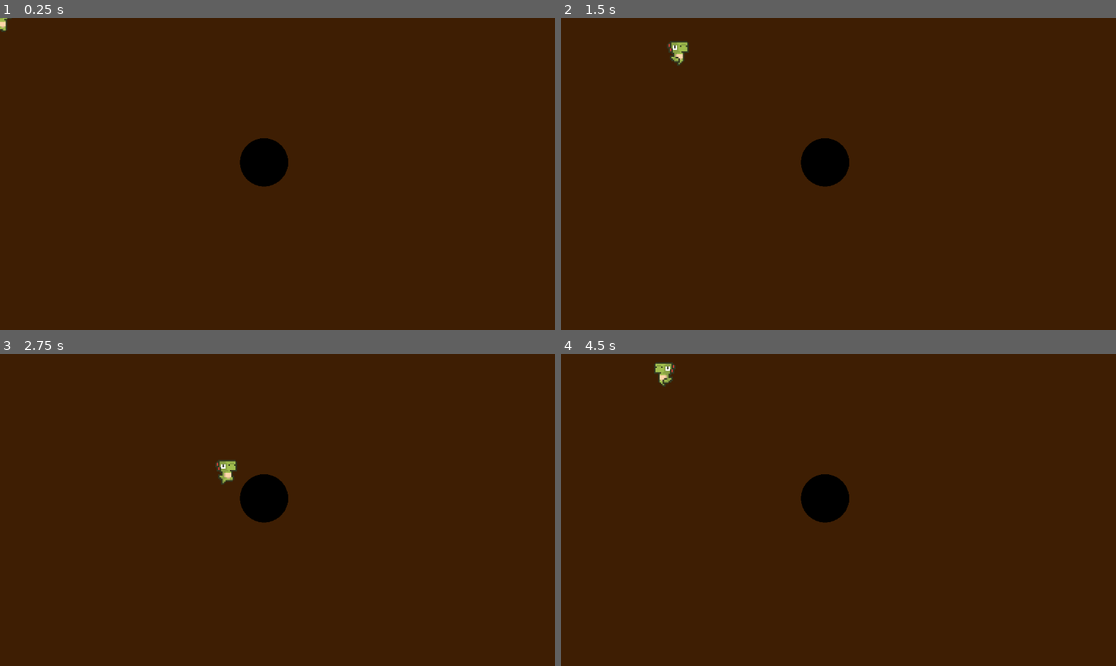
Above: before the commit, frames 1-4 (two rows, left to right).
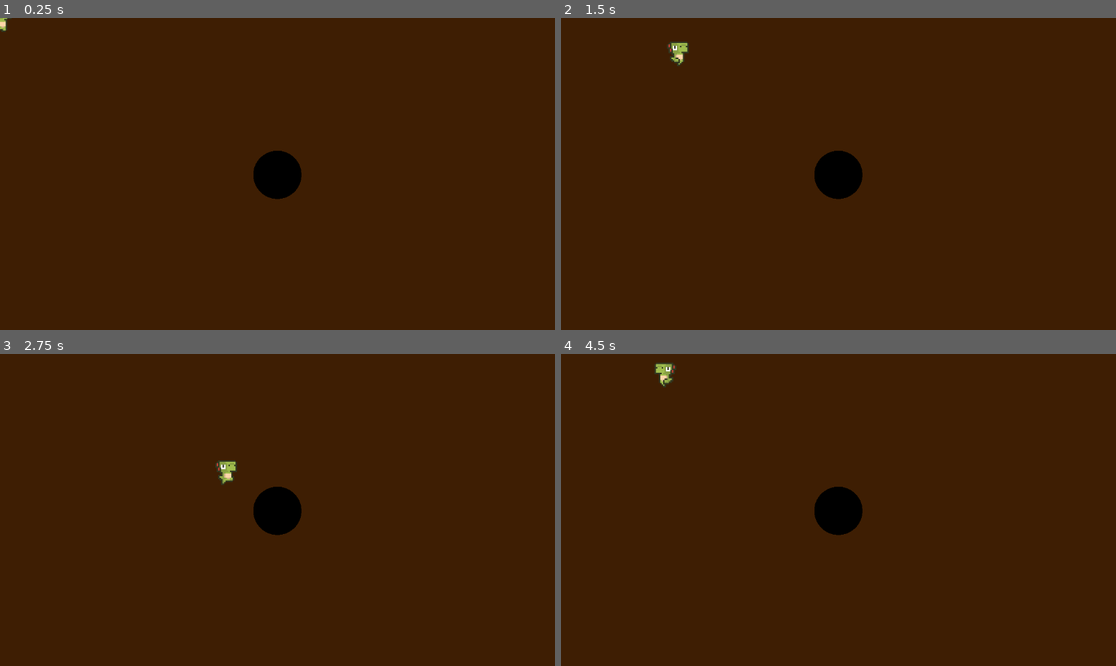
Above: after the commit, the same moments.

Repository: LatvianCow-eng/BlackholeGame
Game: Godot game, scene res://game.tscn
Two runs of this game, one before a commit and one after it. Both use one fixed random seed, a clock stepped at 60 frames per second and the inputs below.
Inputs:
- Up to frame 1 (0.25 s): no input
- Up to frame 2 (1.5 s): tap Enter at 0.5 s; hold D (move_right) 0.53-1.28 s; hold S (move_down) from 1.28 s (still down)
- Up to frame 3 (2.75 s): release S (move_down) at 2.03 s; hold D (move_right) from 2.03 s (still down)
- Up to frame 4 (4.5 s): release D (move_right) at 2.78 s; hold W (move_up) 2.78-3.53 s; hold A (move_left) from 3.53 s (still down)

The runs differ from the first frame. In frame 1, 1.0% of the frame differs, in the area x 43-55%, y 38-59%; in frame 2, 1.0%; in frame 3, 1.0%; in frame 4, 1.1%, in the area x 16-55%, y 2-59%.

Commit message:
added blackhole growing and started on death animation

Diff:
--- a/area_2d.gd
+++ b/area_2d.gd
@@ -1 +1,6 @@
 extends Area2D
+
+@export var bh : Sprite2D
+
+func _process(delta):
+	scale = bh.scale - Vector2(0.05, 0.05)
--- a/game.tscn
+++ b/game.tscn
@@ -107,6 +107,7 @@
 script = ExtResource("1_7jktm")
 
 [node name="Player" type="CharacterBody2D" parent="." node_paths=PackedStringArray("bh")]
+z_index = 1
 scale = Vector2(3, 3)
 script = ExtResource("1_e2o6t")
 bh = NodePath("../Blackhole")
@@ -123,13 +124,15 @@
 shape = SubResource("CapsuleShape2D_7sc4i")
 
 [node name="Blackhole" type="Sprite2D" parent="."]
-position = Vector2(548, 300)
+z_index = 2
+position = Vector2(576, 326)
 scale = Vector2(0.5, 0.5)
 texture = ExtResource("3_feb5d")
 script = ExtResource("5_ryrav")
 
-[node name="Area2D" type="Area2D" parent="Blackhole"]
+[node name="Area2D" type="Area2D" parent="Blackhole" node_paths=PackedStringArray("bh")]
 script = ExtResource("4_fc0e3")
+bh = NodePath("..")
 
 [node name="CollisionShape2D" type="CollisionShape2D" parent="Blackhole/Area2D"]
 shape = SubResource("CircleShape2D_feb5d")
--- a/player.gd
+++ b/player.gd
@@ -36,4 +36,9 @@
 	position += position.direction_to(Vector2(bh.position.x, bh.position.y)) * bh.scale / 2
 
 func _on_area_2d_body_entered(body):
+	z_index = 3
+	for n in 500:
+		position += position.direction_to(Vector2(bh.position.x, bh.position.y)) * bh.scale / 2
+		await get_tree().create_timer(0.008).timeout
+		rotate(0.1)
 	print("You died!")
--- a/rock.gd
+++ b/rock.gd
@@ -8,3 +8,8 @@
 
 func blackhole_pull():
 	position += position.direction_to(Vector2(bh.position.x, bh.position.y)) * bh.scale
+	var distance_to_bh = position.distance_to(Vector2(bh.position.x, bh.position.y))
+	var bh_size = bh.scale.x * 100 - 10
+	if distance_to_bh < bh_size:
+		bh.scale += Vector2(0.2, 0.2)
+		queue_free()
